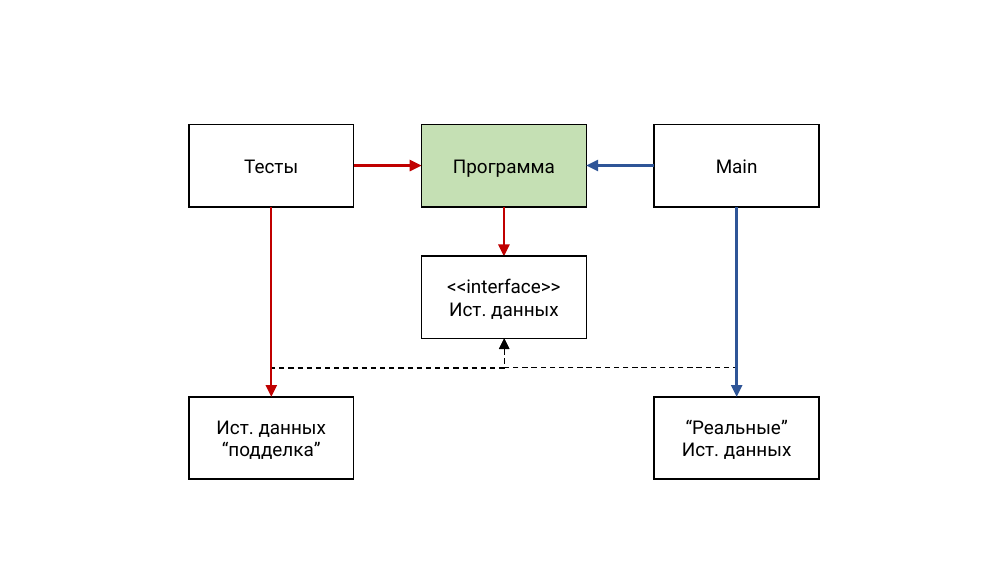
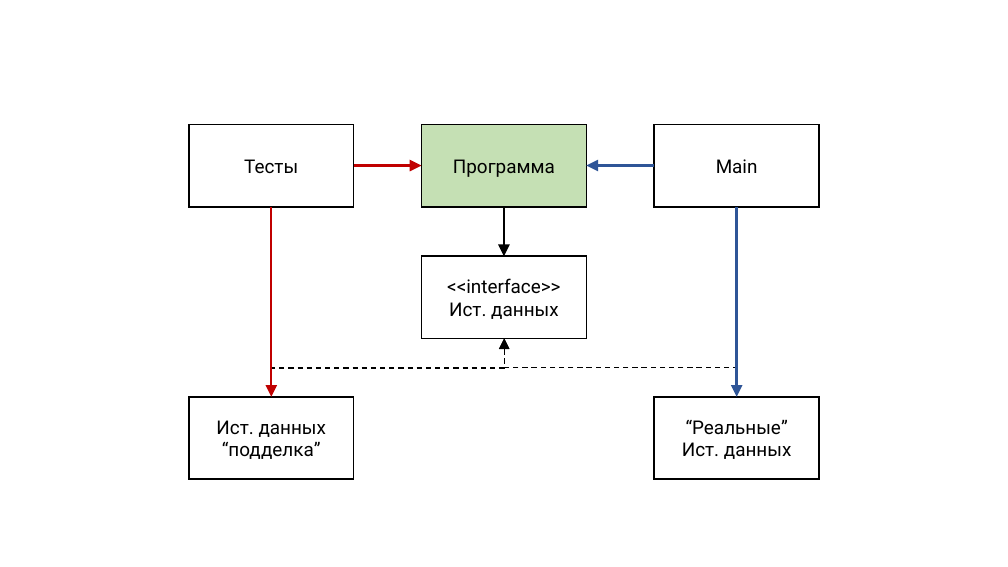
Before and after one commit to rkhaimov/brain-gym, a slide deck: slide 47 of Презентация.pptx. Drawn at 1008x567 pixels with LibreOffice and Linux fonts; fonts in the diff are those of the drawing; background and template pictures are left out. Boxes give left, top, right and bottom in pixels: in the first picture for what was removed or moved away, otherwise in the second. Text is boxed around its words. In the diff, an @@ line names an element or a change of style, - is before the commit and + after.

Commit message:
Format

```diff
--- a/Презентация.pptx
+++ b/Презентация.pptx
@@ elbow arrow (504, 207) - (504, 256): stroke #C00000 2.25 pt to #000000 2.25 pt @@
```
Also in this commit, not shown: 4 other slides changed, 1 slide removed.
